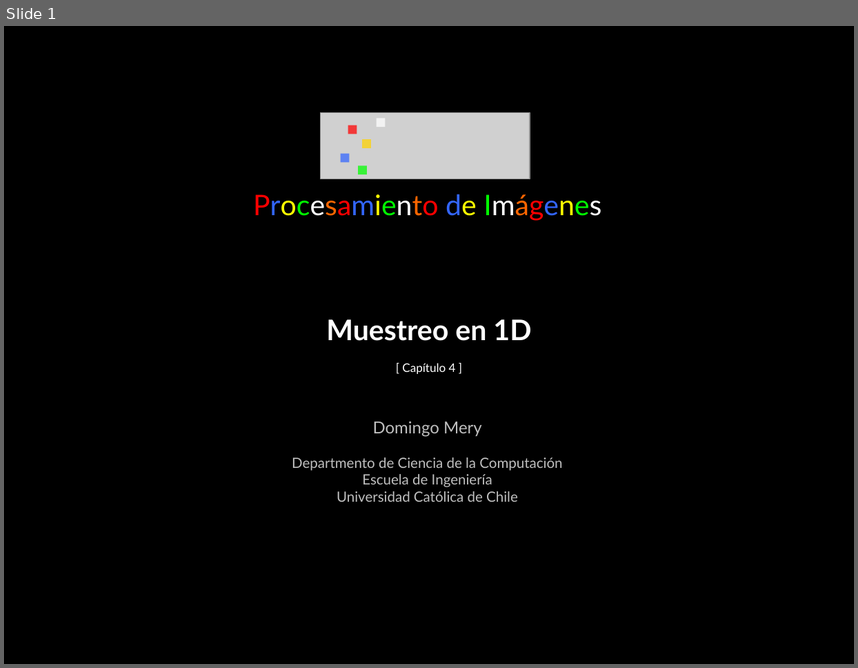
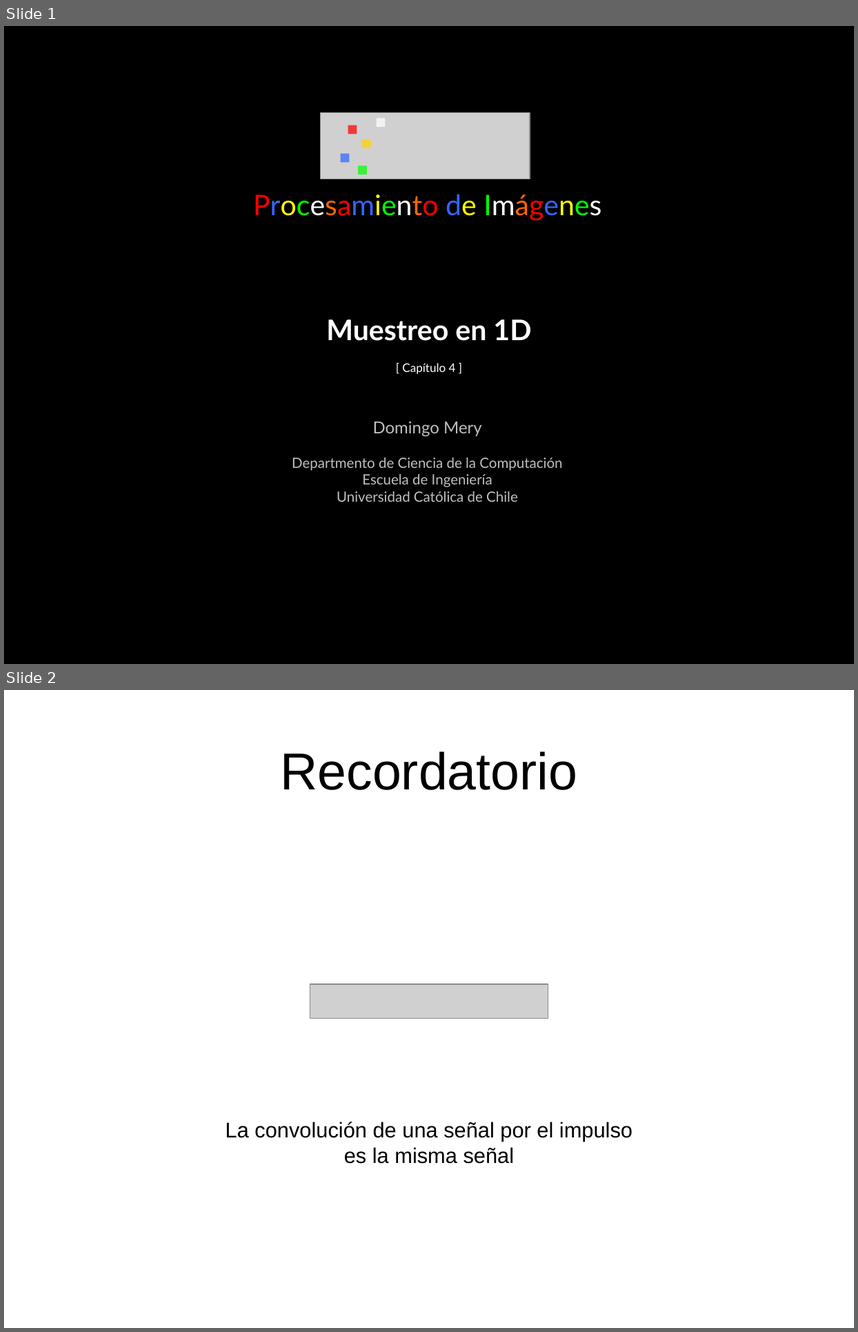
Before and after one commit to domingomery/imagenes, a slide deck: clases/Cap04_Sistemas_Lineales/presentations/IMG04_Muestreo1D_DFT.pptx. Shown one above the other, each under a label of ours: slide 1 before the commit, slides 1 and 2 after it. The pictures are 858x668 and 858x1332 pixels, drawn with LibreOffice and Linux fonts; fonts in the diff are those of the drawing; grey boxes stand for pictures. Boxes give left, top, right and bottom in pixels: in the first picture for what was removed or moved away, otherwise in the second. Text is boxed around its words. In the diff, an @@ line names an element or a change of style, - is before the commit and + after.

```diff
--- a/clases/Cap04_Sistemas_Lineales/presentations/IMG04_Muestreo1D_DFT.pptx
+++ b/clases/Cap04_Sistemas_Lineales/presentations/IMG04_Muestreo1D_DFT.pptx
@@ slide 2 added at [4, 690, 854, 1328], background #FFFFFF @@
@@ title added at [280, 751, 577, 790], 44 pt, text #000000 @@
+Recordatorio
@@ picture added at [310, 984, 549, 1018] @@
@@ text added at [225, 1121, 633, 1163], 18 pt, text #000000 @@
+La convolución de una señal por el impulso
+es la misma señal
```
Also in this commit, not shown: 9 other slides added, 11 other files.
